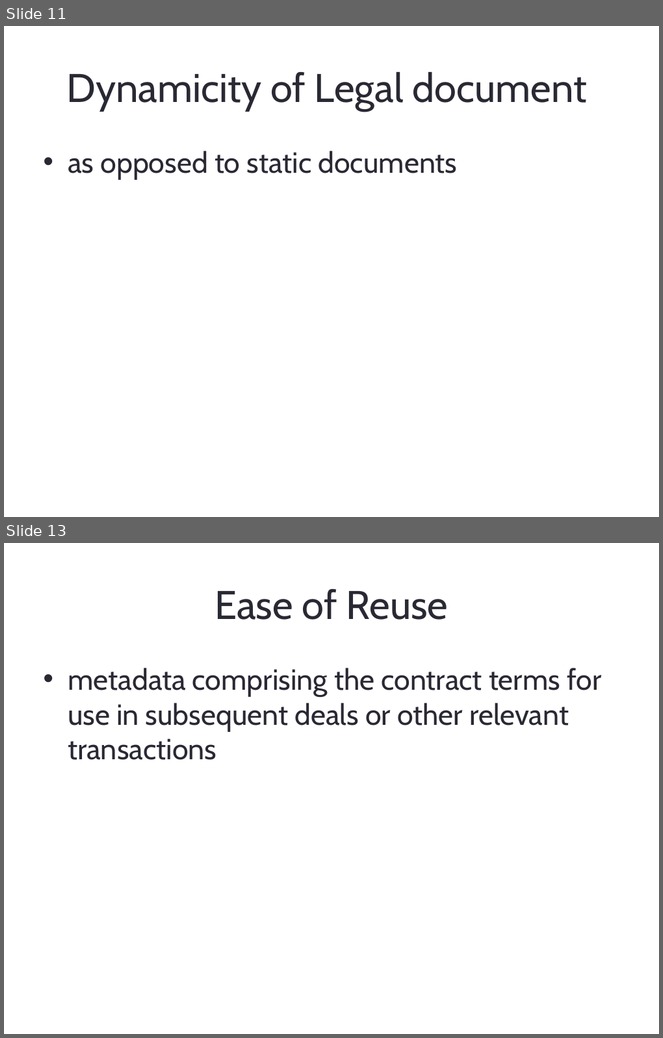
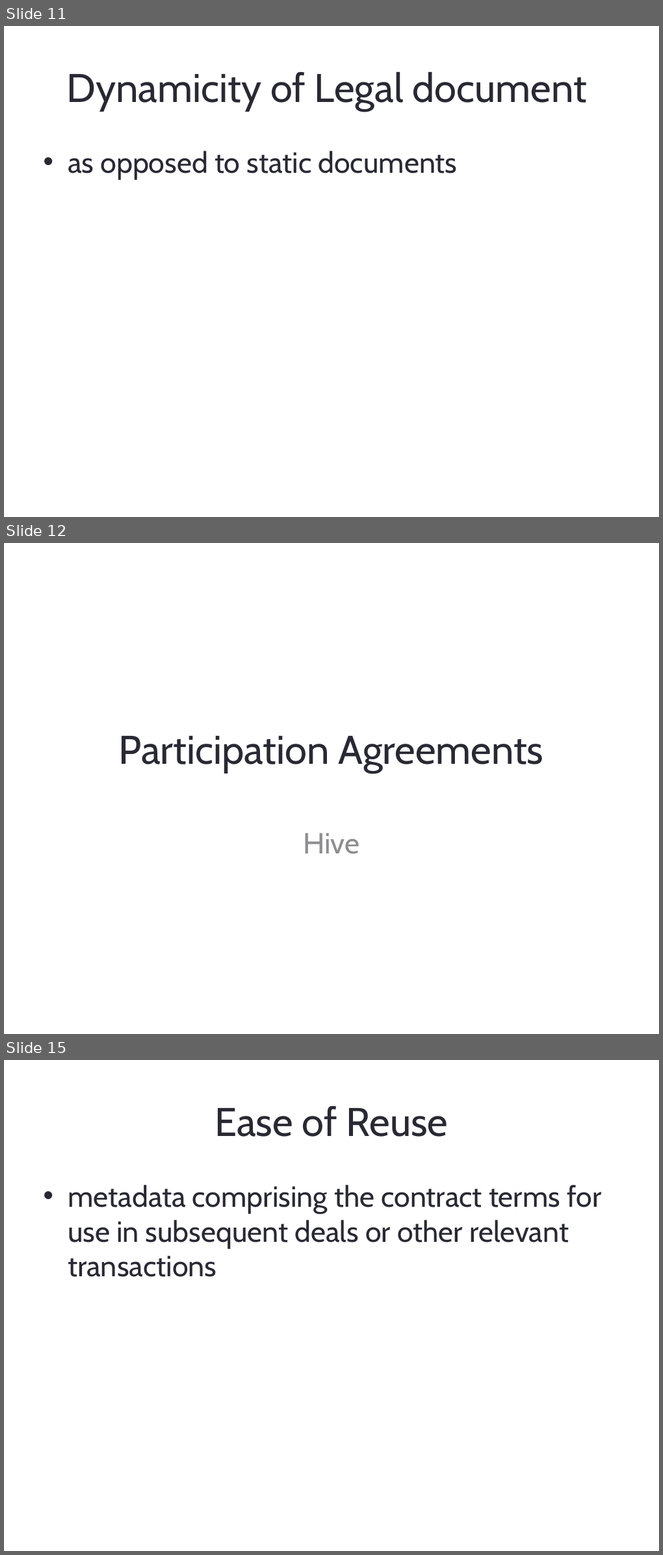
Before and after one commit to HumanDynamics/CodeTheDeal, a slide deck: Demo/Bcology.pptx. Shown one above the other, each under a label of ours: slides 11 and 13 before the commit, slides 11, 12 and 15 after it; the slides between them are not shown. The pictures are 663x1038 and 663x1555 pixels, drawn with LibreOffice and Linux fonts; fonts in the diff are those of the drawing. Boxes give left, top, right and bottom in pixels: in the first picture for what was removed or moved away, otherwise in the second. Text is boxed around its words. In the diff, an @@ line names an element or a change of style, - is before the commit and + after.

```diff
--- a/Demo/Bcology.pptx
+++ b/Demo/Bcology.pptx
@@ slide 12 added at (4,543,659,1034), background #FFFFFF @@
@@ title added at (119,736,544,773), 44 pt, text #292934 @@
+Participation Agreements
@@ subtitle added at (303,833,360,854), 32 pt, text #8E8E90 @@
+Hive
@@ what was slide 13 is now slide 15 @@
```
Also in this commit, not shown: 4 slides changed, 9 other slides added, 3 slides removed.
